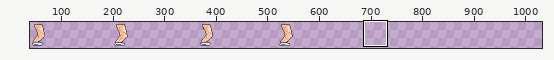
Two states of a sprite sheet, Assets/front_leg.png. Above: a wide view before the commit, with the close-up outlined.
Close-up. Before the edit:
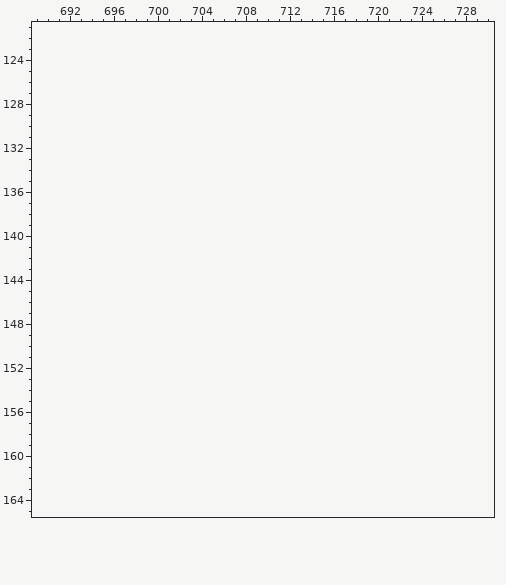
The file is 640x180 pixels. Shown: x 689..730, y 121..165. The old version is drawn lined up with the new one, on the new canvas. The wide view leaves out empty margins. The commit also changed other parts of the picture, which this record leaves out.
The same view after the edit:
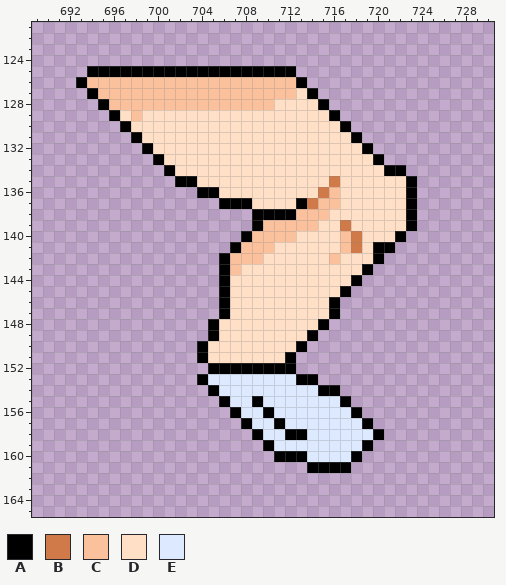
Palette (. is transparent): A #000000  B #d07a49  C #fbc19d  D #ffdfc6  E #dce9ff
From old to new:
{"change": "canvas 640x180 -> 1120x180"}
{"y":125,"x":694,"old":"...................","new":"AAAAAAAAAAAAAAAAAAA"}
{"y":126,"x":693,"old":".....................","new":"ACCCCCCCCCCCCCCCCCCCA"}
{"y":127,"x":694,"old":".....................","new":"ACCCCCCCCCCCCCCCCCCDA"}
{"y":128,"x":695,"old":".....................","new":"ACCCCCCCCCCCCCCCDDDDA"}
{"y":129,"x":696,"old":".....................","new":"ADCDDDDDDDDDDDDDDDDDA"}
{"y":130,"x":697,"old":".....................","new":"ADDDDDDDDDDDDDDDDDDDA"}
{"y":131,"x":698,"old":".....................","new":"ADDDDDDDDDDDDDDDDDDDA"}
{"y":132,"x":699,"old":".....................","new":"ADDDDDDDDDDDDDDDDDDDA"}
{"y":133,"x":700,"old":".....................","new":"ADDDDDDDDDDDDDDDDDDDA"}
{"y":134,"x":701,"old":"......................","new":"ADDDDDDDDDDDDDDDDDDDAA"}
{"y":135,"x":702,"old":"......................","new":"AADDDDDDDDDDDDBDDDDDDA"}
{"y":136,"x":704,"old":"....................","new":"AADDDDDDDDDBCDDDDDDA"}
{"y":137,"x":706,"old":"..................","new":"AAADDDDABCCDDDDDDA"}
{"y":138,"x":709,"old":"...............","new":"AAAACCCDDDDDDDA"}
{"y":139,"x":709,"old":"...............","new":"ACCCCCDDBDDDDDA"}
{"y":140,"x":708,"old":"...............","new":"ACCCCDDDDCBDDDA"}
{"y":141,"x":707,"old":"...............","new":"ACCCDDDDDDCBDAA"}
{"y":142,"x":706,"old":"...............","new":"ACCCDDDDDDCDDDA"}
{"y":143,"x":706,"old":"..............","new":"ACDDDDDDDDDDDA"}
{"y":144,"x":706,"old":".............","new":"ADDDDDDDDDDDA"}
{"y":145,"x":706,"old":"............","new":"ADDDDDDDDDDA"}
{"y":146,"x":706,"old":"...........","new":"ADDDDDDDDDA"}
{"y":147,"x":706,"old":"...........","new":"ADDDDDDDDDA"}
{"y":148,"x":705,"old":"...........","new":"ADDDDDDDDDA"}
{"y":149,"x":705,"old":"..........","new":"ADDDDDDDDA"}
{"y":150,"x":704,"old":"..........","new":"ADDDDDDDDA"}
{"y":151,"x":704,"old":".........","new":"ADDDDDDDA"}
{"y":152,"x":705,"old":"........","new":"AAAAAAAA"}
{"y":153,"x":704,"old":"...........","new":"AEEEEEEEEAA"}
{"y":154,"x":705,"old":"............","new":"AEEEEEEEEEAA"}
{"y":155,"x":706,"old":"............","new":"AEEAEEEEEEEA"}
{"y":156,"x":707,"old":"............","new":"AEEAEEEEEEEA"}
{"y":157,"x":708,"old":"............","new":"AEEAEEEEEEEA"}
{"y":158,"x":709,"old":"............","new":"AEEAAEEEEEEA"}
{"y":159,"x":710,"old":"..........","new":"AEEEEEEEEA"}
{"y":160,"x":711,"old":"........","new":"AAAEEEEA"}
{"y":161,"x":714,"old":"....","new":"AAAA"}
